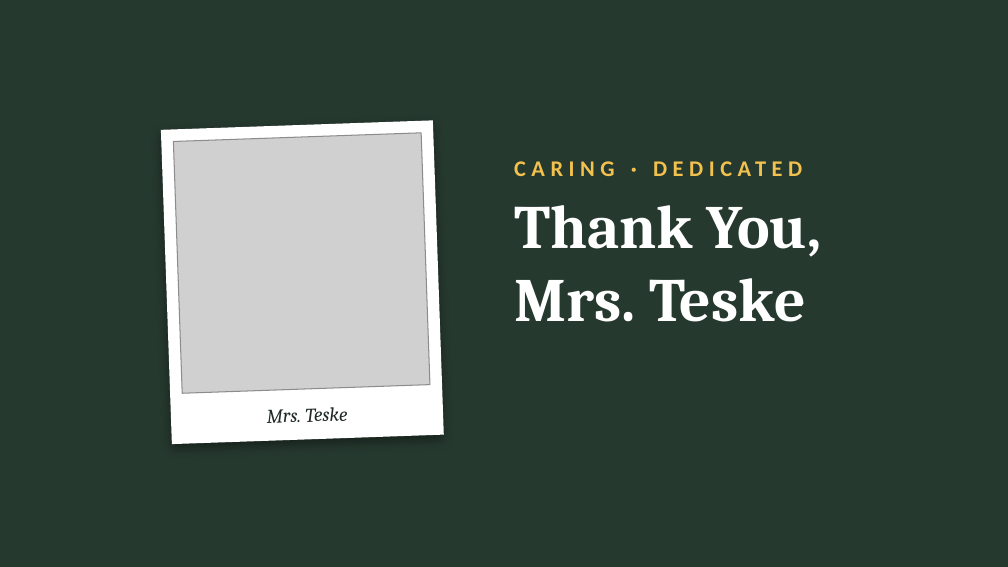
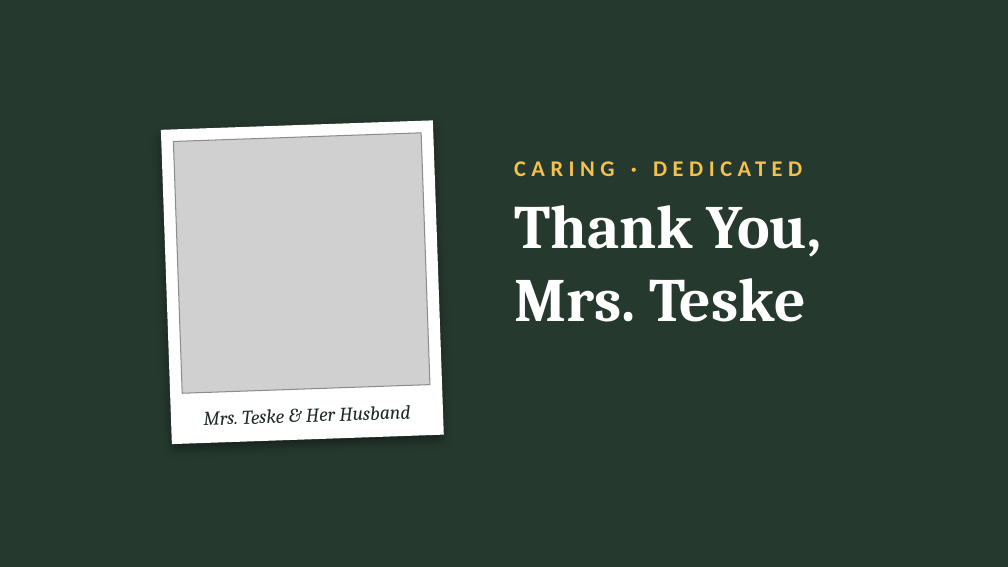
Before and after one commit to orangejack9christian/Claude-etc, a slide deck: slide 6 of tribute-speech/Tribute_Speech_Mrs_Teske.pptx. Drawn at 1008x567 pixels with LibreOffice and Linux fonts; fonts in the diff are those of the drawing; grey boxes stand for pictures. Boxes give left, top, right and bottom in pixels: in the first picture for what was removed or moved away, otherwise in the second. Text is boxed around its words. In the diff, an @@ line names an element or a change of style, - is before the commit and + after.

```diff
--- a/tribute-speech/Tribute_Speech_Mrs_Teske.pptx
+++ b/tribute-speech/Tribute_Speech_Mrs_Teske.pptx
@@ text at <box>204,405,411,425</box>: text changed @@
-Mrs. Teske
+Mrs. Teske & Her Husband
```
Also in this commit, not shown: 2 other files.
